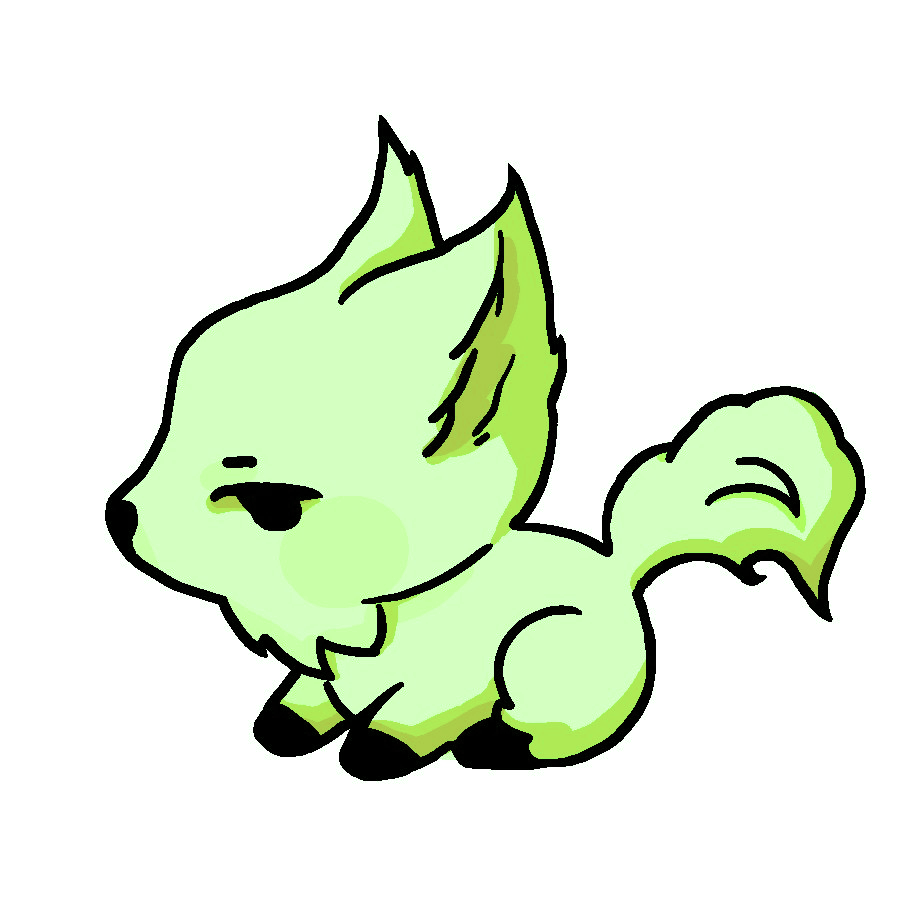
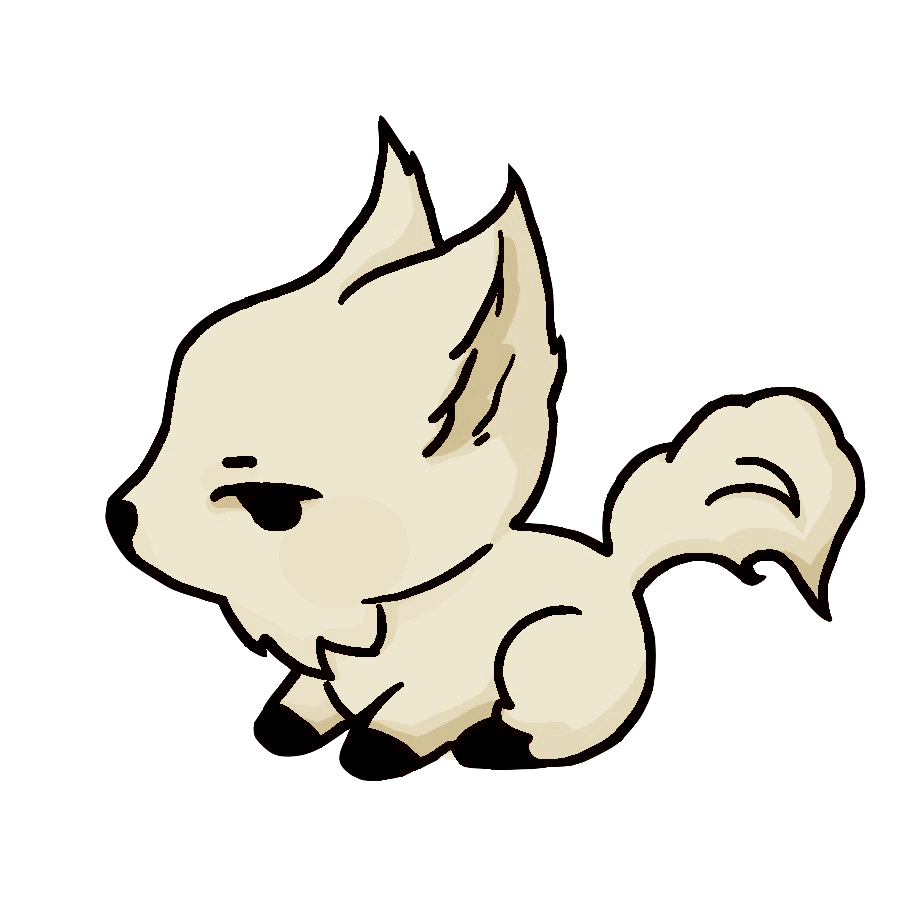
Revision of a layered w=900, h=900 image; what changed, layer by layer:
renamed "背景" to "Layer 1", painted on it over [104, 112, 872, 784]
